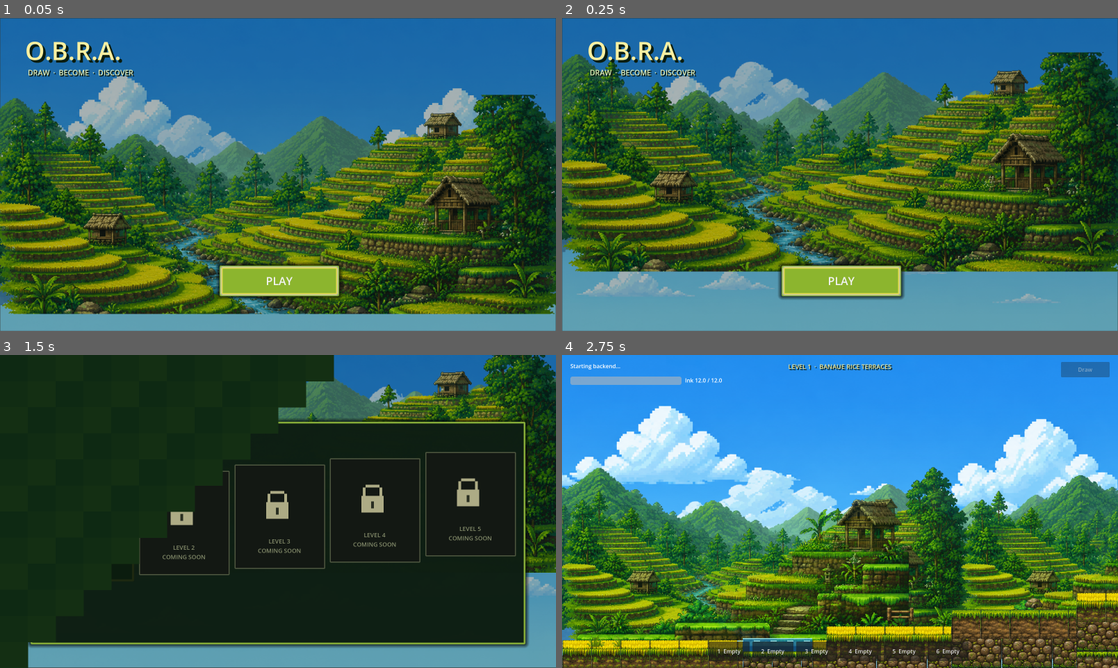
Above: before the commit, frames 1-4 (two rows, left to right).
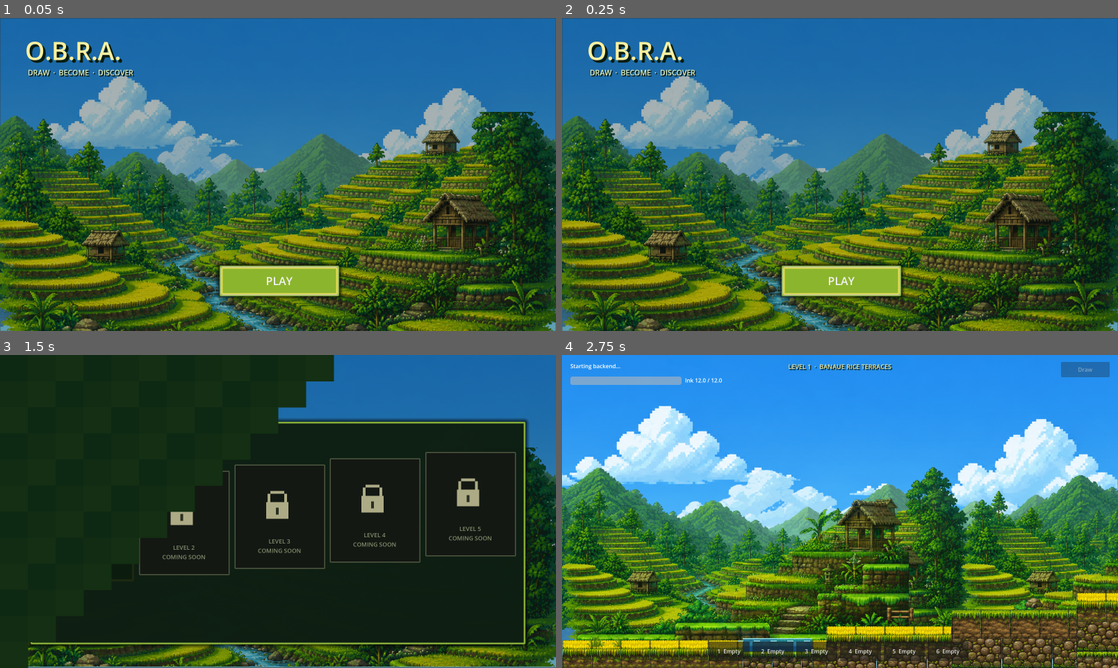
Above: after the commit, the same moments.

Repository: hyuuuan/OBRA
Game: Godot game, scene res://ui/main_menu.tscn
Same seed, same stepped clock (60 frames per second), same inputs: the game is played once before the commit and once after it.
Inputs (mouse positions are in pixels of both pictures, inside the frame that each line leads up to):
- Up to frame 1 (0.05 s): no input
- Up to frame 2 (0.25 s): no input
- Up to frame 3 (1.5 s): click "PLAY" at 0.5 s; click "LEVEL 1" at 1.25 s
- Up to frame 4 (2.75 s): move the mouse to (962, 495) at 2.02 s; hold D (move_right) from 2.03 s (still down); hold E (interact) from 2.03 s (still down); click (962, 495) at 2.17 s; tap Space (jump) at 2.27, 2.57 s

The runs differ from the first frame. In frame 1, 48% of the frame differs, in the area x 0-100%, y 24-100%; in frame 2, 70%, in the area x 0-100%, y 10-100%; in frame 3, 16%; in frame 4, nothing differs.

Commit message:
L1B+agents.md

Diff:
--- a/game/scripts/level_manager.gd
+++ b/game/scripts/level_manager.gd
@@ -15,6 +15,7 @@
 
 var _levels: Array[Dictionary] = []
 var _transitioning := false
+var _selector_requested := false
 var _transition_layer: CanvasLayer
 var _transition_root: Control
 var _blocks: Array[ColorRect] = []
@@ -62,8 +63,15 @@
 	if _transitioning or not ResourceLoader.exists(SELECTOR_SCENE):
 		return false
 	get_tree().paused = false
+	_selector_requested = true
 	_transition_to.call_deferred(SELECTOR_SCENE, "")
 	return true
+
+
+func consume_selector_request() -> bool:
+	var requested := _selector_requested
+	_selector_requested = false
+	return requested
 
 
 func _load_catalog() -> void:
--- a/game/scripts/main_menu.gd
+++ b/game/scripts/main_menu.gd
@@ -23,6 +23,11 @@
 var _animating := false
 var _panel_tween: Tween
 var _parallax_target := Vector2.ZERO
+var _sky_base := Vector2.ZERO
+var _far_base := Vector2.ZERO
+var _green_base := Vector2.ZERO
+var _terraces_base := Vector2.ZERO
+var _backdrop_bases_ready := false
 
 
 func _ready() -> void:
@@ -33,22 +38,28 @@
 		cards[index].disabled = true
 	selector.visible = false
 	play_button.visible = true
-	get_viewport().size_changed.connect(_apply_current_layout)
+	get_viewport().size_changed.connect(_on_viewport_size_changed)
 	_apply_current_layout()
-	play_button.grab_focus()
+	_capture_backdrop_bases.call_deferred()
+	if LevelManager.consume_selector_request():
+		_show_selector.call_deferred()
+	else:
+		play_button.grab_focus()
 
 
 func _process(delta: float) -> void:
 	var viewport_size := get_viewport_rect().size
 	if viewport_size.x <= 0.0 or viewport_size.y <= 0.0:
+		return
+	if not _backdrop_bases_ready:
 		return
 	var mouse_offset := get_viewport().get_mouse_position() - viewport_size * 0.5
 	_parallax_target = mouse_offset / viewport_size
 	var weight := 1.0 - exp(-4.0 * delta)
-	sky.position = sky.position.lerp(_parallax_target * -4.0, weight)
-	far_mountains.position = far_mountains.position.lerp(_parallax_target * -10.0, weight)
-	green_mountains.position = green_mountains.position.lerp(_parallax_target * -18.0, weight)
-	terraces.position = terraces.position.lerp(_parallax_target * -28.0, weight)
+	sky.position = sky.position.lerp(_sky_base + _parallax_target * -4.0, weight)
+	far_mountains.position = far_mountains.position.lerp(_far_base + _parallax_target * -10.0, weight)
+	green_mountains.position = green_mountains.position.lerp(_green_base + _parallax_target * -18.0, weight)
+	terraces.position = terraces.position.lerp(_terraces_base + _parallax_target * -28.0, weight)
 
 
 func _unhandled_input(event: InputEvent) -> void:
@@ -143,6 +154,20 @@
 		_layout_cards()
 
 
+func _on_viewport_size_changed() -> void:
+	_backdrop_bases_ready = false
+	_apply_current_layout()
+	_capture_backdrop_bases.call_deferred()
+
+
+func _capture_backdrop_bases() -> void:
+	_sky_base = sky.position
+	_far_base = far_mountains.position
+	_green_base = green_mountains.position
+	_terraces_base = terraces.position
+	_backdrop_bases_ready = true
+
+
 func _play_panel_rect() -> Rect2:
 	var viewport_size := get_viewport_rect().size
 	return Rect2(Vector2(viewport_size.x * 0.5 - 170.0, viewport_size.y - 190.0), Vector2(340.0, 84.0))
Not shown, changed: AGENTS.md
Not shown, changed: game/assets/.DS_Store
